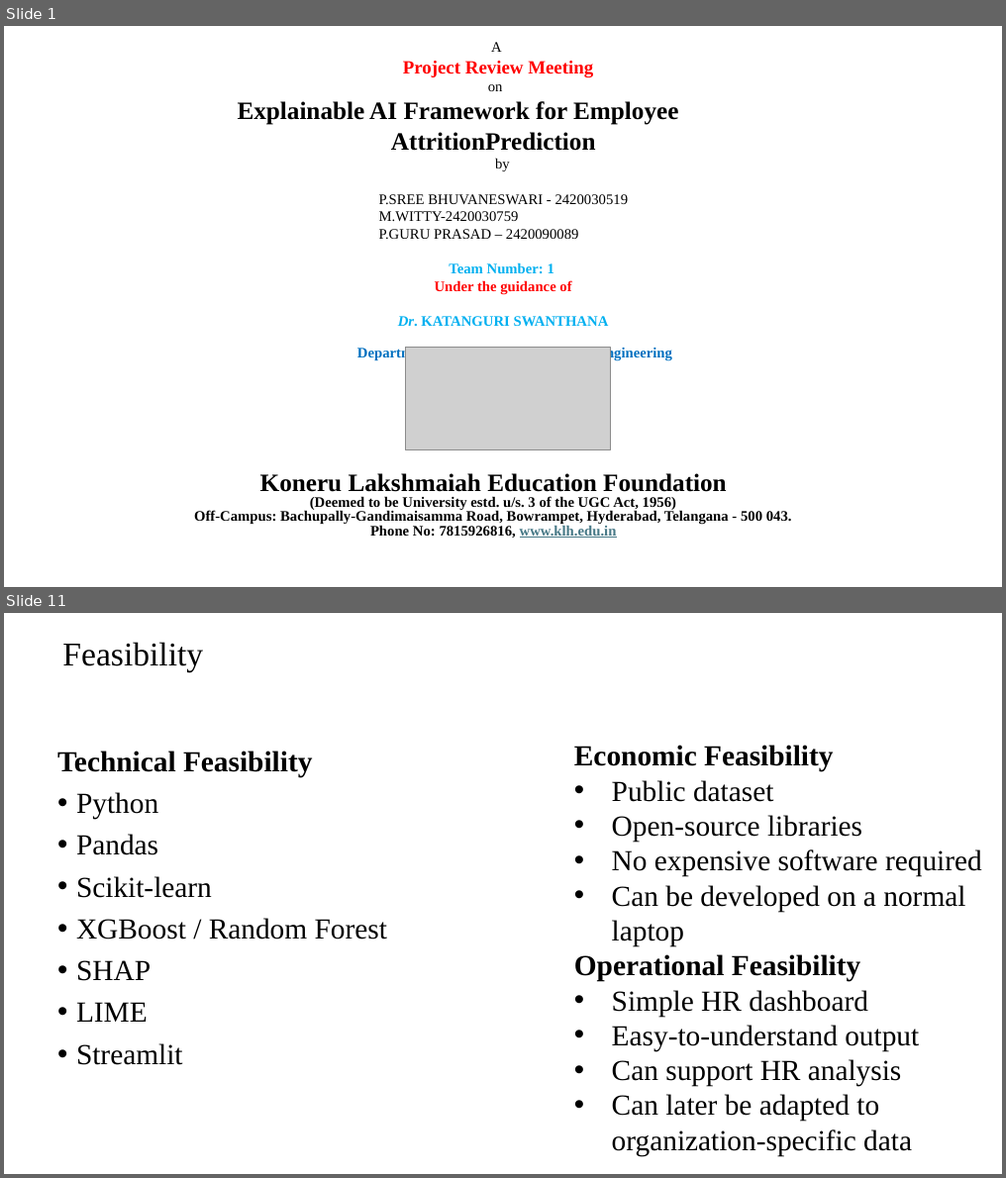
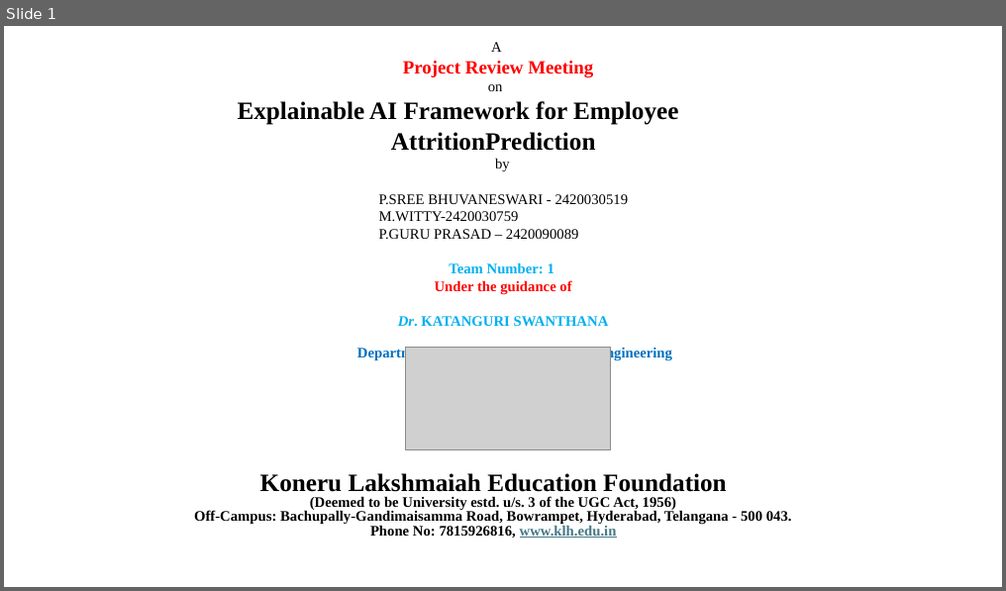
Before and after one commit to BHUVANA1007/KLH-CSE-2024-2420030519-Explainable-AI-Framework-for-Employee-Attrition-Prediction, a slide deck: docs/Presentation.pptx. Shown one above the other, each under a label of ours: slides 1 and 11 before the commit, slide 1 after it; the slides between them are not shown. The pictures are 1006x1178 and 1006x591 pixels, drawn with LibreOffice and Linux fonts; fonts in the diff are those of the drawing; grey boxes stand for pictures. Boxes give left, top, right and bottom in pixels: in the first picture for what was removed or moved away, otherwise in the second. Text is boxed around its words. In the diff, an @@ line names an element or a change of style, - is before the commit and + after.

```diff
--- a/docs/Presentation.pptx
+++ b/docs/Presentation.pptx
@@ slide 11 removed at (4, 613, 1002, 1174), background #FFFFFF @@
@@ title removed at (62, 642, 203, 672) @@
-Feasibility
@@ text removed at (57, 751, 387, 1065) @@
-Technical Feasibility
-• Python
-• Pandas
-• Scikit-learn
-• XGBoost / Random Forest
-• SHAP
-• LIME
-• Streamlit
@@ text removed at (574, 745, 982, 1157) @@
-Economic Feasibility
-• Public dataset
-• Open-source libraries
-• No expensive software required
-• Can be developed on a normal laptop
-Operational Feasibility
-• Simple HR dashboard
-• Easy-to-understand output
-• Can support HR analysis
-• Can later be adapted to organization-specific data
```
Also in this commit, not shown: 5 slides changed, 10 slides added, 6 other slides removed, 35 other files.
